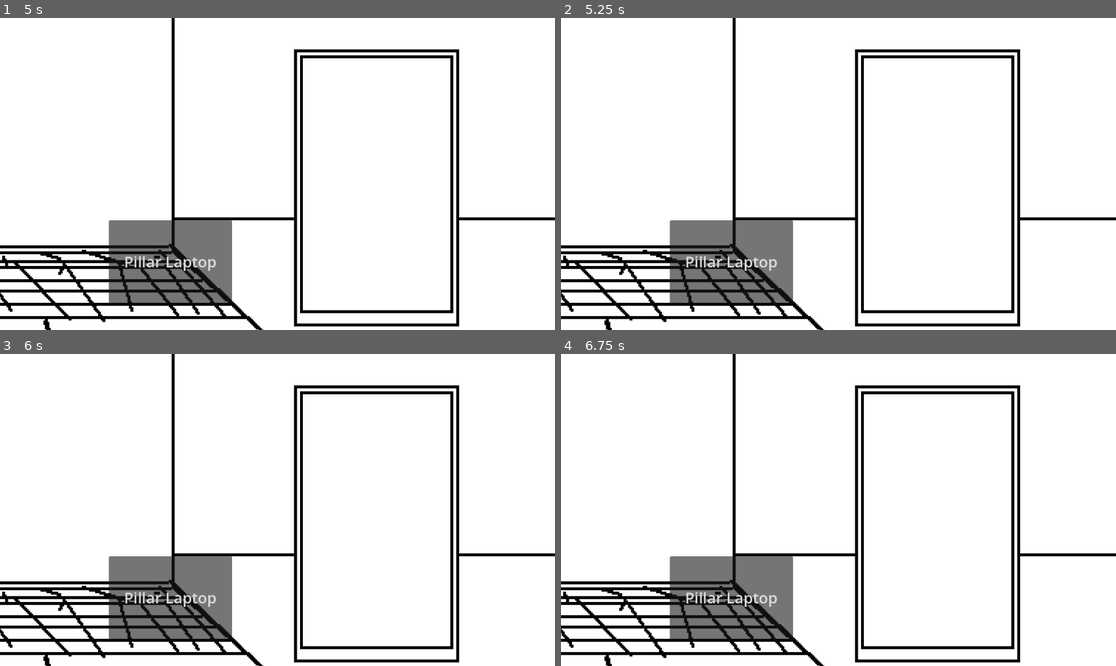
Above: before the commit, frames 1-4 (two rows, left to right).
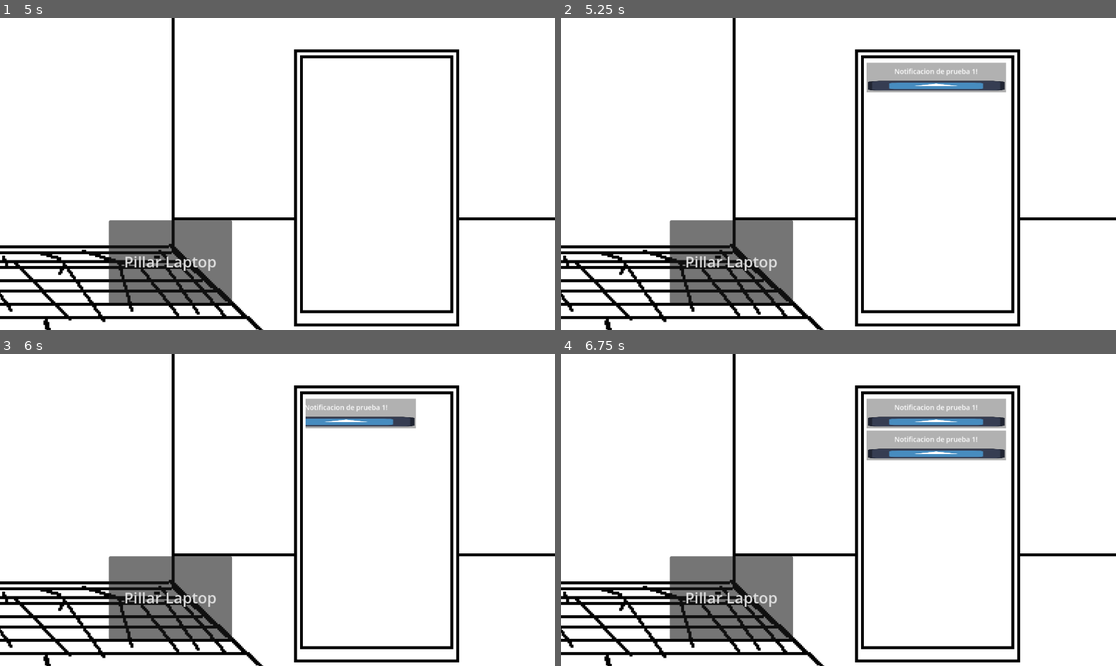
Above: after the commit, the same moments.

Repository: marcosnieto503-ui/JuegoFeriaGamer26-2Poo
Game: Godot game, scene res://Escenas/gameplay.tscn
Two runs of this game, one before a commit and one after it. Both use one fixed random seed, a clock stepped at 60 frames per second and the inputs below. The engine's default icon, where the game draws it, is replaced by a stand-in: a white triangle on a blue panel in a dark square.
Inputs (mouse positions are in pixels of both pictures, inside the frame that each line leads up to):
- Up to frame 1 (5 s): click "Pillar Laptop" at 0.5 s; click "Agarrar CElular" at 1.25 s; click "Pillar Laptop" at 2 s; click "Agarrar CElular" at 2.75 s; click "Pillar Laptop" at 3.5 s; click "Agarrar CElular" at 4.25 s
- Up to frame 2 (5.25 s): tap Enter at 5 s; move the mouse to (960, 158) at 5.02 s; tap Space (espacio) at 5.1 s
- Up to frame 3 (6 s): click (377, 422) at 5.77 s
- Up to frame 4 (6.75 s): tap Space (espacio) at 6.5, 6.6 s; move the mouse to (727, 525) at 6.52 s

Frame 1 is identical in both runs. In frame 2, 2.3% of the frame differs, in the area x 55-81%, y 14-24%; in frame 3, 1.8%; in frame 4, 4.7%, in the area x 55-81%, y 14-35%.
Error before the commit: Invalid access to property or key 'publis' on a base object of type 'Node (Utils.gd)'. (res://Scripts/gameplay.gd:42)

Commit message:
Mejora en bloques de notificaciones y en proceso de arreglar bug al aceptar notificaciones rapido de seguido

Diff:
--- a/Escenas/notificacion.tscn
+++ b/Escenas/notificacion.tscn
@@ -1,89 +1,51 @@
 [gd_scene format=3 uid="uid://dupdm0ounjf42"]
 
 [ext_resource type="Script" uid="uid://gnjspqfu8f71" path="res://Scripts/notificacion.gd" id="1_2j0yu"]
+[ext_resource type="Texture2D" uid="uid://l0a7nwm0iu8v" path="res://icon.svg" id="2_8gkj5"]
 
-[sub_resource type="StyleBoxFlat" id="StyleBoxFlat_qekex"]
-bg_color = Color(0.15487596, 0.154876, 0.15487587, 1)
-border_width_left = 5
-border_width_top = 5
-border_width_right = 5
-border_width_bottom = 5
-border_color = Color(0.15294118, 0.15294118, 0.15294118, 1)
+[sub_resource type="StyleBoxFlat" id="StyleBoxFlat_1nyja"]
+content_margin_left = 3.0
+content_margin_top = 3.0
+content_margin_right = 3.0
+content_margin_bottom = 3.0
+bg_color = Color(0.6955031, 0.6955032, 0.6955029, 1)
 
-[sub_resource type="StyleBoxFlat" id="StyleBoxFlat_wcwtv"]
-content_margin_left = 20.0
-content_margin_right = 20.0
-bg_color = Color(0.24840015, 0.24840018, 0.24840015, 1)
-border_width_left = 5
-border_width_top = 4
-border_width_right = 5
-border_width_bottom = 3
-border_color = Color(0.44291073, 0.44291082, 0.4429105, 1)
+[sub_resource type="StyleBoxEmpty" id="StyleBoxEmpty_avguk"]
+content_margin_top = 5.0
+content_margin_bottom = 5.0
 
-[sub_resource type="StyleBoxFlat" id="StyleBoxFlat_o8a6s"]
-bg_color = Color(0.21437517, 0.30994302, 0.26578784, 1)
-border_width_left = 6
-border_width_top = 4
-border_width_right = 6
-border_width_bottom = 4
-border_color = Color(0.36860296, 0.56769425, 0.3682059, 1)
+[sub_resource type="NoiseTexture2D" id="NoiseTexture2D_4oaxg"]
 
-[sub_resource type="StyleBoxFlat" id="StyleBoxFlat_g4cw3"]
-bg_color = Color(0.62727416, 0.22894585, 0.24313796, 1)
-border_width_left = 6
-border_width_top = 4
-border_width_right = 6
-border_width_bottom = 4
-border_color = Color(0.7796835, 0.34305486, 0.34992564, 1)
+[sub_resource type="FastNoiseLite" id="FastNoiseLite_md1ik"]
 
-[node name="Notificacion" type="PanelContainer" unique_id=887851630]
-propagate_maximum_size = false
-anchors_preset = 15
-anchor_right = 1.0
-anchor_bottom = 1.0
-offset_right = -1640.0
-offset_bottom = -880.0
-grow_horizontal = 2
-grow_vertical = 2
-size_flags_horizontal = 3
-theme_override_styles/panel = SubResource("StyleBoxFlat_qekex")
+[sub_resource type="NoiseTexture2D" id="NoiseTexture2D_ixdr4"]
+noise = SubResource("FastNoiseLite_md1ik")
+
+[node name="Container" type="PanelContainer" unique_id=241702535]
+offset_right = 206.0
+offset_bottom = 47.0
+theme_override_styles/panel = SubResource("StyleBoxFlat_1nyja")
 script = ExtResource("1_2j0yu")
 
-[node name="Container" type="VBoxContainer" parent="." unique_id=611493647]
+[node name="VBoxContainer" type="VBoxContainer" parent="." unique_id=55382657]
 layout_mode = 2
-theme_override_constants/separation = 10
 
-[node name="TextoNotificacion" type="RichTextLabel" parent="Container" unique_id=626512928]
-custom_minimum_size = Vector2(0, 70)
-clip_contents = false
+[node name="Texto" type="RichTextLabel" parent="VBoxContainer" unique_id=532685438]
 layout_mode = 2
-theme_override_font_sizes/normal_font_size = 9
-theme_override_styles/normal = SubResource("StyleBoxFlat_wcwtv")
-text = "Esto es una prueba de una solicitud de publicacion llegando al telefono"
+theme_override_font_sizes/normal_font_size = 14
+theme_override_styles/normal = SubResource("StyleBoxEmpty_avguk")
+text = "[NO TEXT]"
 fit_content = true
+horizontal_alignment = 1
 vertical_alignment = 1
 
-[node name="Botones" type="HBoxContainer" parent="Container" unique_id=1961889342]
-custom_minimum_size = Vector2(0, 40)
-custom_maximum_size = Vector2(-1, 40)
-propagate_maximum_size = false
+[node name="Boton Aceptar Noti" type="TextureButton" parent="VBoxContainer" unique_id=565228651]
+custom_minimum_size = Vector2(0, 20)
 layout_mode = 2
-size_flags_vertical = 3
+texture_normal = ExtResource("2_8gkj5")
+texture_pressed = SubResource("NoiseTexture2D_4oaxg")
+texture_hover = SubResource("NoiseTexture2D_ixdr4")
+ignore_texture_size = true
+stretch_mode = 0
 
-[node name="aceptar" type="Button" parent="Container/Botones" unique_id=634303635]
-layout_mode = 2
-size_flags_horizontal = 3
-theme_override_constants/h_separation = 7
-theme_override_font_sizes/font_size = 10
-theme_override_styles/normal = SubResource("StyleBoxFlat_o8a6s")
-text = "ACEPTAR (check verde)"
-
-[node name="rechazar" type="Button" parent="Container/Botones" unique_id=86864260]
-layout_mode = 2
-size_flags_horizontal = 3
-theme_override_font_sizes/font_size = 10
-theme_override_styles/normal = SubResource("StyleBoxFlat_g4cw3")
-text = "RECHAZAR (equis roja)"
-
-[connection signal="button_up" from="Container/Botones/aceptar" to="." method="_on_aceptar_button_up"]
-[connection signal="button_up" from="Container/Botones/rechazar" to="." method="_on_rechazar_button_up"]
+[connection signal="button_down" from="VBoxContainer/Boton Aceptar Noti" to="." method="_on_boton_aceptar_noti_button_down"]
--- /dev/null
+++ b/Escenas/testing.tscn
@@ -0,0 +1,64 @@
+[gd_scene format=3 uid="uid://khrupxtgxwcw"]
+
+[ext_resource type="Script" uid="uid://00qr5juip4fp" path="res://Scripts/testing.gd" id="1_lfjk6"]
+[ext_resource type="Texture2D" uid="uid://l0a7nwm0iu8v" path="res://icon.svg" id="2_kqsca"]
+
+[sub_resource type="StyleBoxFlat" id="StyleBoxFlat_rh6sp"]
+border_width_left = 5
+border_width_top = 5
+border_width_right = 5
+border_width_bottom = 5
+border_color = Color(0.6363463, 0.84675723, 0.84933853, 1)
+
+[sub_resource type="StyleBoxEmpty" id="StyleBoxEmpty_kqsca"]
+content_margin_top = 5.0
+content_margin_bottom = 5.0
+
+[sub_resource type="NoiseTexture2D" id="NoiseTexture2D_kqsca"]
+
+[sub_resource type="FastNoiseLite" id="FastNoiseLite_kqsca"]
+
+[sub_resource type="NoiseTexture2D" id="NoiseTexture2D_xgwxu"]
+noise = SubResource("FastNoiseLite_kqsca")
+
+[node name="Node2D" type="Node2D" unique_id=1934151037]
+script = ExtResource("1_lfjk6")
+TEST = 1
+
+[node name="Button" type="Button" parent="." unique_id=1978882125]
+offset_left = 362.0
+offset_top = 187.0
+offset_right = 775.0
+offset_bottom = 425.0
+text = "hacer algo"
+
+[node name="PanelContainer" type="PanelContainer" parent="." unique_id=2125112740]
+offset_left = 1043.0
+offset_top = 102.0
+offset_right = 1520.0
+offset_bottom = 149.0
+theme_override_styles/panel = SubResource("StyleBoxFlat_rh6sp")
+accessibility_region = true
+
+[node name="VBoxContainer" type="VBoxContainer" parent="PanelContainer" unique_id=1983883191]
+layout_mode = 2
+
+[node name="RichTextLabel" type="RichTextLabel" parent="PanelContainer/VBoxContainer" unique_id=2094355735]
+layout_mode = 2
+theme_override_styles/normal = SubResource("StyleBoxEmpty_kqsca")
+text = "po a sdasdawdawlikdnaowihdlaiwdholaihwdliahbnwlkjidhbakljwhdklajiwhdlkaiwhdlkiahwldihalwkdhlawhdihaiwdhlahlwdhaa  auwshdoai whdol  awd oaihwdla ihdl iwhadoi ahw ldiahwd liahw dliah
+"
+fit_content = true
+scroll_active = false
+horizontal_alignment = 1
+vertical_alignment = 1
+
+[node name="TextureButton" type="TextureButton" parent="PanelContainer/VBoxContainer" unique_id=2089717970]
+custom_maximum_size = Vector2(-1, 30)
+layout_mode = 2
+texture_normal = ExtResource("2_kqsca")
+texture_pressed = SubResource("NoiseTexture2D_kqsca")
+texture_hover = SubResource("NoiseTexture2D_xgwxu")
+stretch_mode = 0
+
+[connection signal="button_down" from="Button" to="." method="_on_button_button_down"]
--- a/Scripts/Publicacion.gd
+++ b/Scripts/Publicacion.gd
@@ -9,17 +9,16 @@
 var _textoPubli: String
 var _comentarios: Array
 
-func _init(textoNoti:String, id:int, tipo:String, dataPubli:String):
+func _init(textoNoti:String, id:int, tipo:String, textoPubli:String):
 	self._textoNoti = textoNoti
 	self._id = id
 	self._tipo = tipo
 	self._rutaRecurso = Utils.RUTAS_RECURSOS[id]
-	self._textoPubli = dataPubli
+	self._textoPubli = textoPubli
 	self._comentarios = []
 
 func get_textoNoti():
 	return self._textoNoti
-
 
 func addComentario(comentario:Comentario):
 	_comentarios.append(comentario)
--- a/Scripts/Utils.gd
+++ b/Scripts/Utils.gd
@@ -1,6 +1,28 @@
 extends Node
 
-var PUBLICACIONES = []
+@onready var cajaNotis = $/root/Gameplay/Celular/ScrollNotificaciones/CajaNotificaciones
+
+var NOTI_PRESIONABLE : bool = true
+
+func desactivar_press_notis():
+	for hijo in cajaNotis.get_children():
+		hijo.desactivarBoton()
+func activar_press_notis():
+	for hijo in cajaNotis.get_children():
+		hijo.activarBoton()
+
+#se hace con un  contador ya qwu puede haber mas d euna noti interactuiando con la variable
+var aceptaNotiEnProceso : int = 0
+
+func bloquear_press_noti():
+	aceptaNotiEnProceso += 1
+func desbloquear_press_noti():
+	aceptaNotiEnProceso -= 1
+
+func noti_es_presionable() -> bool:
+	return aceptaNotiEnProceso <= 0
+
+var PUBLICACIONES :Array[Publicacion] = []
 
 const RUTAS_RECURSOS = {
 	1 :"ruta1",
@@ -9,9 +31,11 @@
 	4 :"ruta4"
 }
 #ee funciones utiles accesibnles desde todo el proyecto
-const rutaPublis = "res://Recursos/publicaciones.txt"
+const rutaPublis = "res://Recursos/DATA_PUBLICACIONES.txt"
 
-func leer_archivo_publi(ruta:String):
+
+func leer_archivo_publi():
+	var ruta = rutaPublis
 	if not FileAccess.file_exists(ruta):
 		push_error("Archivo no encontrado: " + ruta)
 		return
@@ -26,13 +50,13 @@
 	var tipo = "NULL"
 	var tpArray = []
 
-	var estadoLectura = ""
+	var estadoLectura = "noLeyendo"
 
 	while not archivo.eof_reached():
 		var linea = archivo.get_line()
 
 		linea = linea.strip_edges()
-		if linea.begins_with("//") or linea.begins_with(""):
+		if linea.begins_with("//") or linea == "":
 			continue
 
 		if linea.begins_with("#i"):
@@ -41,9 +65,16 @@
 		elif linea.begins_with("#f"):
 			if len(tpArray) == 0:
 				tpArray.append("NULL")
-				#contnad
-				#nand
-				#,,,,
+
+			var publiNueva = Publicacion.new(tnA,idA,tipo,"".join(tpArray))
+			PUBLICACIONES.append(publiNueva)
+
+			tnA = "NULL"
+			idA = "NULL"
+			tipo = "NULL"
+			tpArray.clear()
+
+			estadoLectura = "noLeyendo"
 
 		match estadoLectura:
 			"textoNoti":
--- a/Scripts/gameplay.gd
+++ b/Scripts/gameplay.gd
@@ -24,44 +24,44 @@
 func _ready() -> void:
 	fondo.frame = noFocus
 	pantalla.hide()
-	Utils.leer_archivo_publi(Utils.rutaPublis)
+	Utils.leer_archivo_publi()
 
 # Called every frame. 'delta' is the elapsed time since the previous frame.
 func _process(delta: float) -> void:
-	var p = Comentario.new("fuap",1,"2","2", "3")
 	#var pos_mundo = get_global_mouse_position()
 	#print(pos_mundo.x - 960, " , ", pos_mundo.y - 540) #coords en relacion a la camara(esta desfasada su origen es el centro)
-
 	if (Input.is_action_just_pressed("espacio")):
-		ingresarNoti()
+		ingresarNotiRandom()
 		print("pressed op")
 
-func ingresarNoti(): #fuap funcion pa meter notificacion a el telefono
+func ingresarNotiRandom(): #fuap funcion pa meter notificacion a el telefono
 	var notif = NOTIFICACION.instantiate()
-	notif.size_flags_horizontal = Control.SIZE_EXPAND_FILL
-	var publiData = Utils.publis[0]
+	#var publi_a_asignar = Utils.PUBLICACIONES.pick_random()
+	var publi_a_asignar = Utils.PUBLICACIONES[0]
 	cajaNotif.add_child(notif)
-	notif.asignarTextoNoti(publiData.get_textoNoti())
+	notif.asignarTextoNoti(publi_a_asignar.get_textoNoti())
+
+
 
 func _ToCelular_Pressed() -> void:
-	print("I celular: ", C_Celular.get_index()) # debug
-	print("I laptop: ", C_Laptop.get_index())  # degub
-	print("switch") 			 # debuig
+	#print("I celular: ", C_Celular.get_index()) # debug
+	#print("I laptop: ", C_Laptop.get_index())  # degub
+	#print("switch") 			 # debuig
 
 	switchFocus()
 
-	print("I celular despue: ", C_Celular.get_index()) # debug
-	print("I laptop despue: ", C_Laptop.get_index())  # degub
+	#print("I celular despue: ", C_Celular.get_index()) # debug
+	#print("I laptop despue: ", C_Laptop.get_index())  # degub
 
 func _ToLaptop_Pressed() -> void:
-	print("I celular: ", C_Celular.get_index()) # debug
-	print("I laptop: ", C_Laptop.get_index())  # degub
-	print("switch") 			 # debuig
+	#print("I celular: ", C_Celular.get_index()) # debug
+	#print("I laptop: ", C_Laptop.get_index())  # degub
+	#print("switch") 			 # debuig
 
 	switchFocus()
 
-	print("I celular despue: ", C_Celular.get_index()) # debug
-	print("I laptop despue: ", C_Laptop.get_index())  # degub
+	#print("I celular despue: ", C_Celular.get_index()) # debug
+	#print("I laptop despue: ", C_Laptop.get_index())  # degub
 
 func switchFocus():
 	if (C_Laptop.get_index() > C_Celular.get_index()):
--- a/Scripts/notificacion.gd
+++ b/Scripts/notificacion.gd
@@ -1,7 +1,7 @@
 extends PanelContainer
 
-@onready var nodoTexto = $Container/TextoNotificacion
-
+@onready var nodoTexto = $VBoxContainer/Texto
+@onready var boton = $"VBoxContainer/Boton Aceptar Noti"
 
 # Called when the node enters the scene tree for the first time.
 func _ready() -> void:
@@ -15,30 +15,28 @@
 func asignarTextoNoti(notiText:String):
 	nodoTexto.set_text(notiText)
 
-func _on_aceptar_button_up() -> void:
+func _on_boton_aceptar_noti_button_down() -> void:
+	print(Utils.aceptaNotiEnProceso)
+	print(Utils.noti_es_presionable())
+	if not Utils.noti_es_presionable():
+		print("este no se va a eliminar")
+		return
+	else:
+		_procesarNoti()
 
-	#esto es una prubeita
-	#
-	#Utils.leer_archivo_publi(Utils.rutaPublis)
-	#for publi in Utils.publis:
-		#print("testo comm: ", publi.textoNoti)
-		#print("texto pubnlic: ", publi.dataPubli)
-	#
-	#aqui termina el codigo ed la pruebota
+func desactivarBoton():
+	boton.set_disabled(true)
+func activarBoton():
+	boton.set_disabled(false)
 
-	_eliminar()
-
-func _on_rechazar_button_up() -> void:
-	_eliminar()
-
-func _eliminar():
+#tesxtear esta mrd q hay un bug bien raro//////////////fdthnsedrgsefgawsefasdgvsdgvsedfgsegf
+func _procesarNoti():
+	Utils.desactivar_press_notis()
 	var tween = create_tween()
 
-	tween.tween_property(self, "position:x", self.position.x + 20, 0.3)
+	tween.tween_property(self, "position:x", self.position.x - 300, 0.5)\
+		.set_trans(Tween.TRANS_BACK)
 
-	tween.set_parallel(true)
-
-	tween.tween_property(self, "position:x", self.position.x - 300, 0.4)
-	tween.tween_property(self, "modulate:a", 0.0, 0.4)
 	await tween.finished
 	queue_free()
+	Utils.activar_press_notis()
--- /dev/null
+++ b/Scripts/testing.gd
@@ -0,0 +1,41 @@
+extends Node2D
+
+enum test {
+	LECTURA_DE_ARCHIVO_PUBLIS,
+	TESTEO_CAJA_NOTIFICACION
+}
+
+@onready var textBox = $PanelContainer/VBoxContainer/RichTextLabel
+
+@export var TEST = test.LECTURA_DE_ARCHIVO_PUBLIS
+# Called when the node enters the scene tree for the first time.
+func _ready() -> void:
+	pass # Replace with function body.
+
+
+# Called every frame. 'delta' is the elapsed time since the previous frame.
+func _process(delta: float) -> void:
+	pass
+
+
+func _on_button_button_down() -> void:
+	match TEST:
+
+		test.TESTEO_CAJA_NOTIFICACION:
+			if textBox.text != "fujap[ cambio de tama;o]":
+				textBox.set_text("fujap[ cambio de tama;o]")
+			else:
+				textBox.set_text("fuiab segundo cambio de tama;o, sisisisiisisisim awdkmdpanmwdpo ap;wdmw")
+
+
+
+		test.LECTURA_DE_ARCHIVO_PUBLIS:
+			 #---------------testeando la lectura correcta del archivo
+			Utils.leer_archivo_publi()
+
+			for publi in Utils.PUBLICACIONES:
+				print("Text notificacion: ",publi.get_textoNoti())
+				print("ID: ",publi._id)
+				print("tipo: ",publi._tipo)
+				print("TExto Publi: ",publi._textoPubli)
+				print("#----------------------------------")
Not shown, changed: Recursos/DATA_PUBLICACIONES.txt
Not shown, added: Scripts/testing.gd.uid
